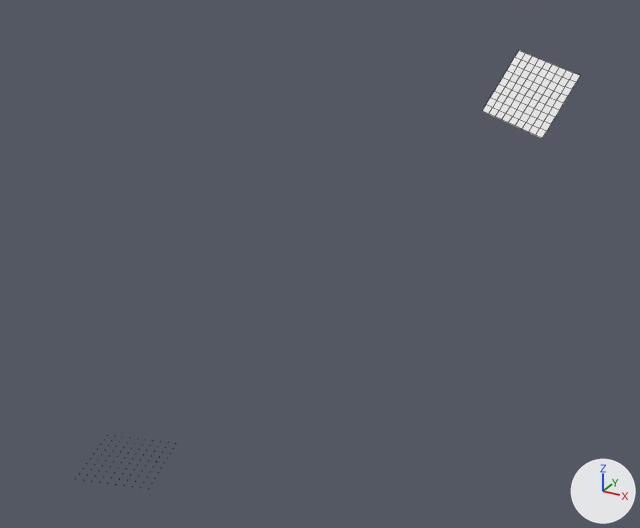
An edit to the Blender file blender_file/VUT_125/VUT_template.blend, drawn before and after from the same camera.
Before and after are seen from a camera (50 mm lens) standing at (174.1, -159.9, 161.1) and looking at (-21.8, 196.3, -17.0). Arrows for +X, +Y and +Z are at lower right; the lights stay in place. Mesh edges are drawn as thin lines on the coarser meshes.

The older version as bpy lines, for what is in view:
```python
me_cube_006 = bpy.data.meshes.new('Cube.006')
me_cube_006.from_pydata(...)  # a box spanning x -1.0..1.0, y -1.0..1.0, z -1.0..1.0
me_plane_006 = bpy.data.meshes.new('Plane.006')
me_plane_006.from_pydata(...)  # 100 vertices, 81 faces; spans x -1.0..1.0, y -1.0..1.0, z 0.0
me_plane_007 = bpy.data.meshes.new('Plane.007')
me_plane_007.from_pydata(...)  # 100 vertices, 81 faces; spans x -1.0..1.0, y -1.0..1.0, z 0.0
me_plane_008 = bpy.data.meshes.new('Plane.008')
me_plane_008.from_pydata(...)  # 100 vertices, 81 faces; spans x -1.0..1.0, y -1.0..1.0, z 0.0
ob_divak = bpy.data.objects.new('divak', me_plane_008)
ob_divak.location = (5.0, 454.0, 20.2)
ob_divak.rotation_euler = (-2.188, 0.244, -0.17)  # degrees (-125, 14, -10)
ob_divak.scale = (24.6, 25.2, 1.0)
ob_plane = bpy.data.objects.new('Plane', me_plane_006)
ob_plane.location = (13.7, 13.1, 20.8)
ob_plane.rotation_euler = (0.0, 0.0, 0.297)  # degrees (0, 0, 17)
ob_plane.scale = (20.0, 20.0, 1.0)
ob_plane.hide_set(True)
ob_plocha_reference = bpy.data.objects.new('plocha reference', me_cube_006)
ob_plocha_reference.location = (14.6, 11.3, -3.2)
ob_plocha_reference.rotation_euler = (0.0, 0.0, 0.286)  # degrees (0, 0, 16)
ob_plocha_reference.scale = (17.5, 7.5, 5.0)
ob_plocha_reference.hide_set(True)
ob_start_plane = bpy.data.objects.new('start plane', me_plane_007)
ob_start_plane.location = (17.1, 5.7, 0.0)
ob_start_plane.rotation_euler = (0.0, 0.0, 0.297)  # degrees (0, 0, 17)
ob_start_plane.scale = (11.5, 11.5, 1.0)
ob_start_plane.hide_set(True)
```
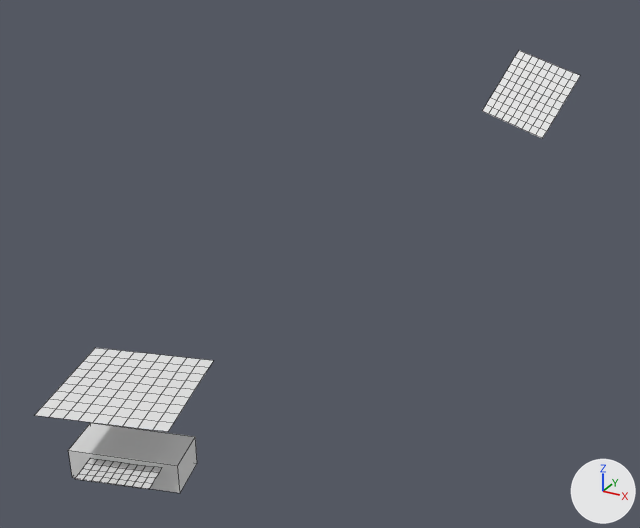
Location of each change, (x1, y1, x2, y2) in pixels of the pictures (640 x 528 px):
'Plane', shown
    after: (35, 348, 213, 432)
'plocha reference', shown
    after: (68, 423, 197, 493)
'start plane', shown
    after: (76, 458, 162, 489)

The change, as a list of edits to the scene's bpy script:
```text
Change ob_plocha_reference:
    remove ob_plocha_reference.hide_set(True)
Change ob_plane:
    remove ob_plane.hide_set(True)
Change ob_start_plane:
    remove ob_start_plane.hide_set(True)
```
